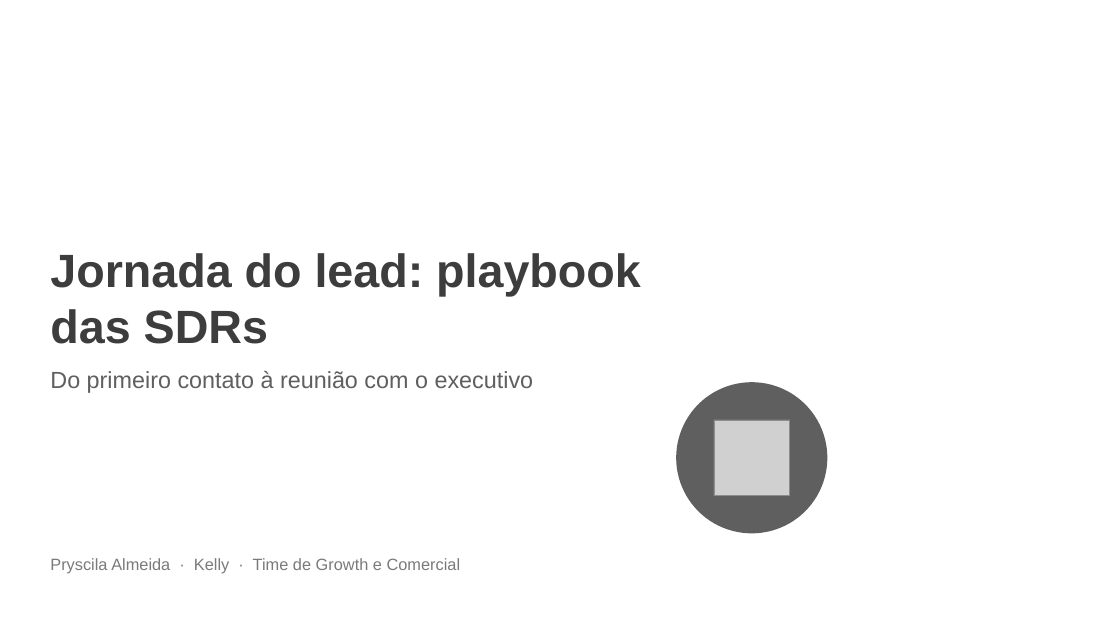
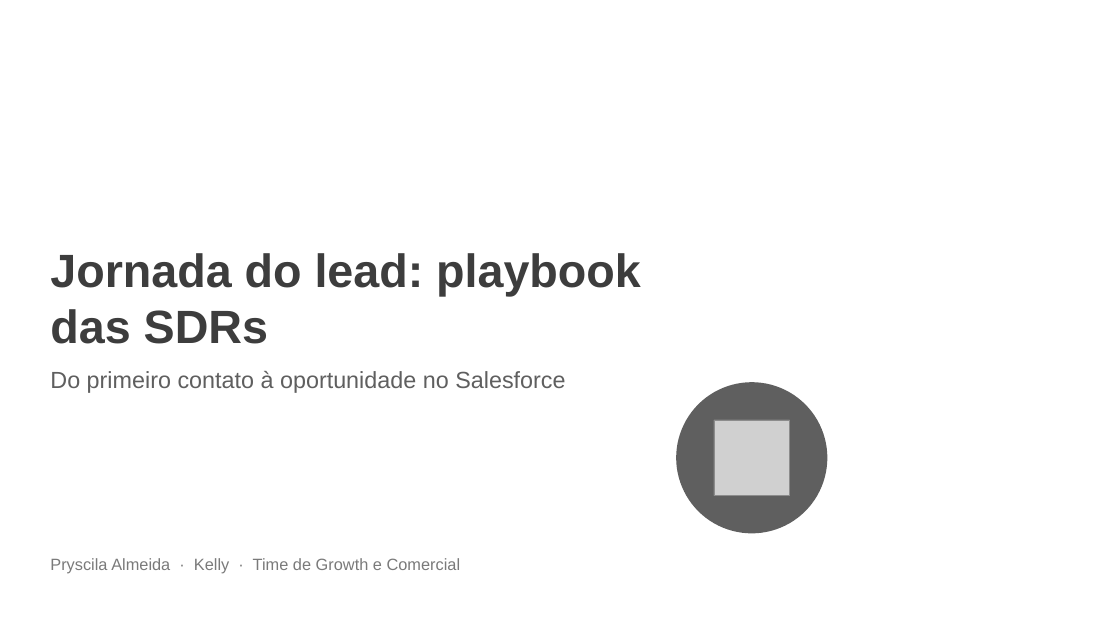
Before and after one commit to itarsilva/Treino, a slide deck: slide 1 of ledwave-comercial/sdr/LedWave_Jornada_do_Lead_SDR.pptx. Drawn at 1120x630 pixels with LibreOffice and Linux fonts; fonts in the diff are those of the drawing; grey boxes stand for pictures; background and template pictures are left out. Boxes give left, top, right and bottom in pixels: in the first picture for what was removed or moved away, otherwise in the second. Text is boxed around its words. In the diff, an @@ line names an element or a change of style, - is before the commit and + after.

```diff
--- a/ledwave-comercial/sdr/LedWave_Jornada_do_Lead_SDR.pptx
+++ b/ledwave-comercial/sdr/LedWave_Jornada_do_Lead_SDR.pptx
@@ text at [50, 371, 565, 393]: text changed @@
-Do primeiro contato à reunião com o executivo
+Do primeiro contato à oportunidade no Salesforce
```
Also in this commit, not shown: 5 other slides changed, 1 other file.
